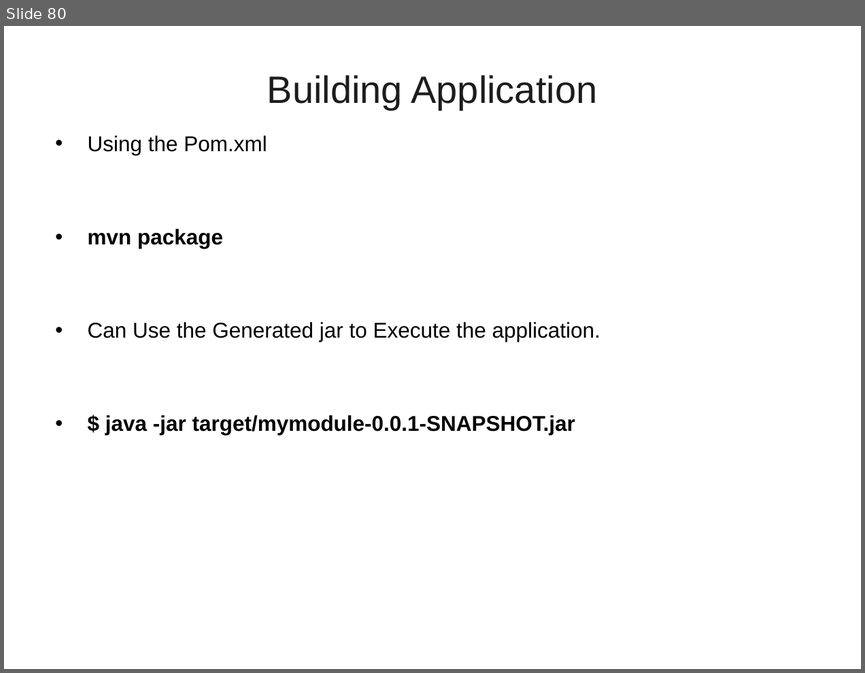
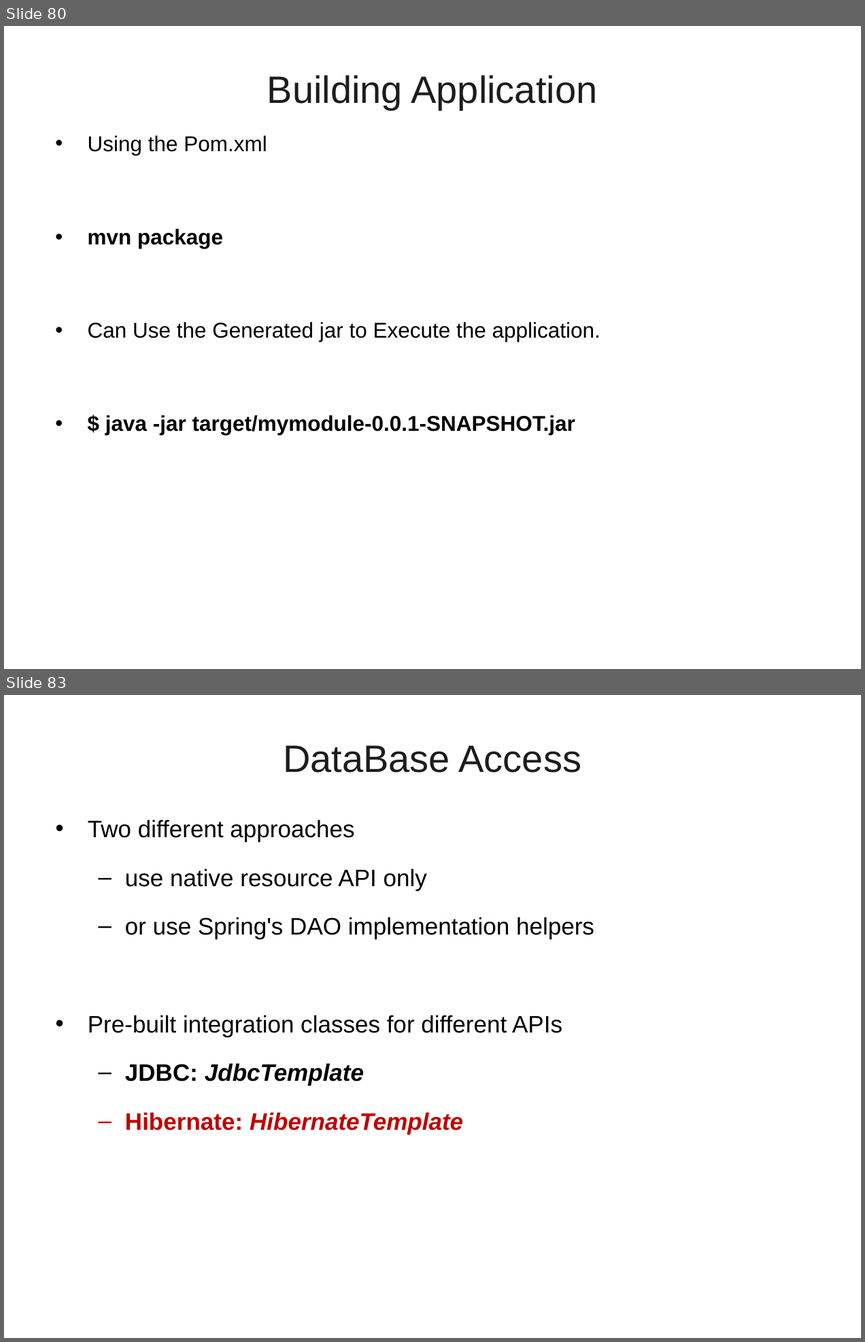
Before and after one commit to vatsanTraining/corejava, a slide deck: SpringBoot_Module1.ppt. Shown one above the other, each under a label of ours: slide 80 before the commit, slides 80 and 83 after it; the slides between them are not shown. The pictures are 865x673 and 865x1342 pixels, drawn with LibreOffice and Linux fonts; fonts in the diff are those of the drawing; background and template pictures are left out. Boxes give left, top, right and bottom in pixels: in the first picture for what was removed or moved away, otherwise in the second. Text is boxed around its words. In the diff, an @@ line names an element or a change of style, - is before the commit and + after.

Commit message:
Update JDBC

```diff
--- a/SpringBoot_Module1.ppt
+++ b/SpringBoot_Module1.ppt
@@ slide 83 added at box(4, 695, 861, 1338), background picture (left out) @@
@@ title added at box(283, 745, 582, 773), 32 pt, text #1C1C1C @@
+DataBase Access
@@ text added at box(88, 819, 594, 1134), 20 pt, text #000000 @@
+• Two different approaches
+  – use native resource API only
+  – or use Spring's DAO implementation helpers
+• Pre-built integration classes for different APIs
+  – JDBC: JdbcTemplate
+  – Hibernate: HibernateTemplate
```
Also in this commit, not shown: 16 other slides added.
